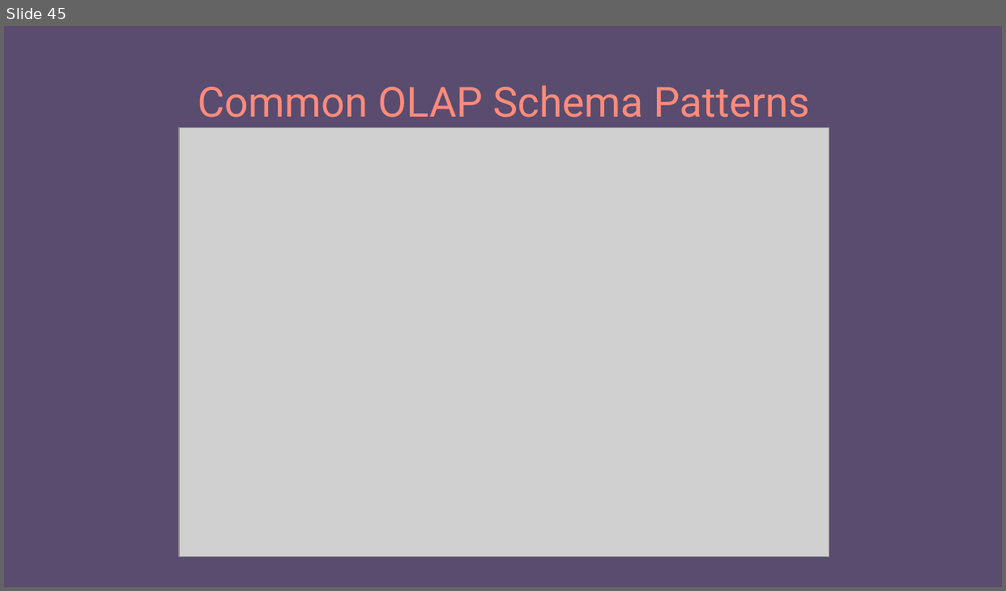
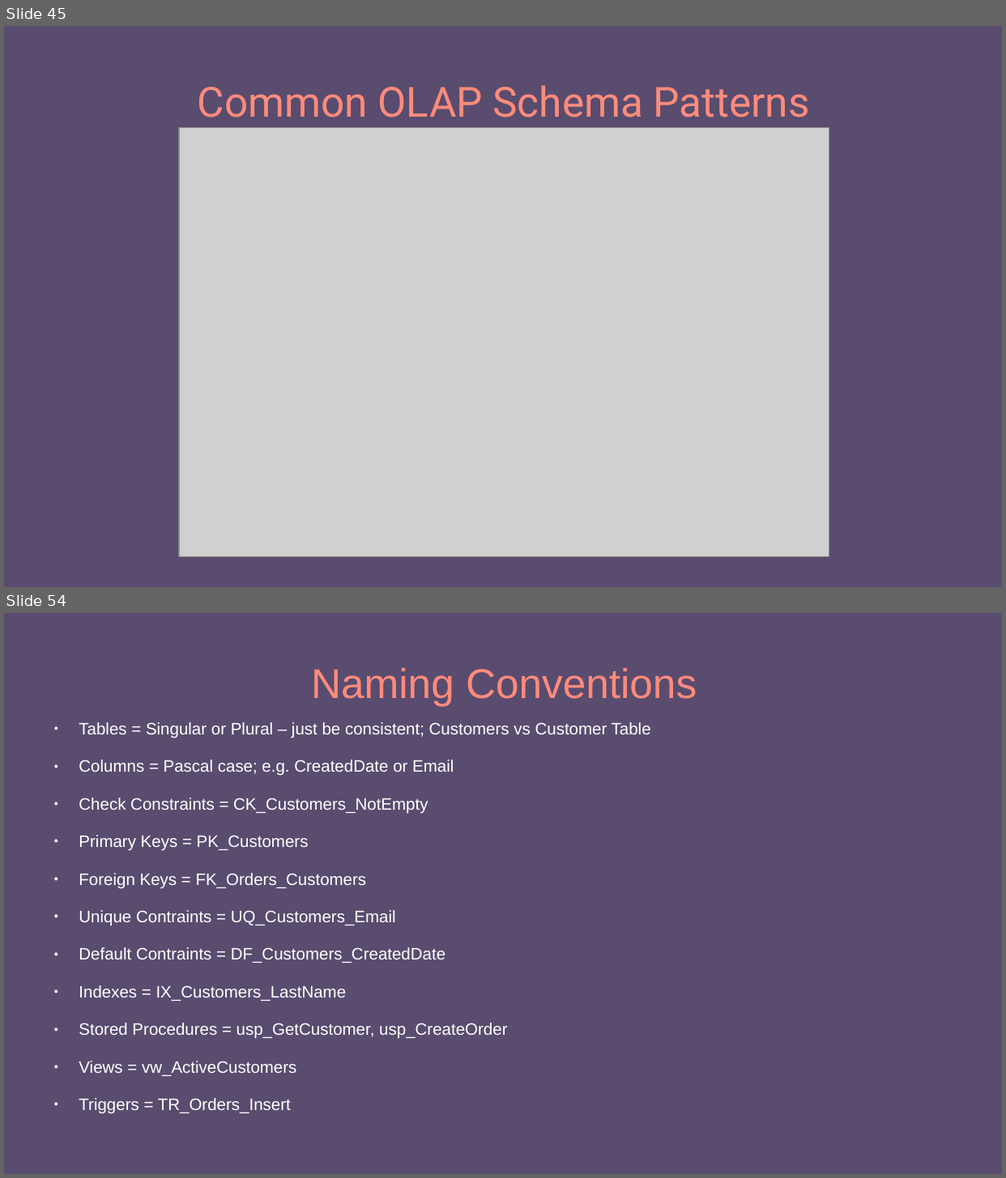
Before and after one commit to e-m-wilson/dotnet, a slide deck: Resources-Notes-Ppts/SQL/SQL_MSSQL.pptx. Shown one above the other, each under a label of ours: slide 45 before the commit, slides 45 and 54 after it; the slides between them are not shown. The pictures are 1006x591 and 1006x1178 pixels, drawn with LibreOffice and Linux fonts; fonts in the diff are those of the drawing; grey boxes stand for pictures. Boxes give left, top, right and bottom in pixels: in the first picture for what was removed or moved away, otherwise in the second. Text is boxed around its words. In the diff, an @@ line names an element or a change of style, - is before the commit and + after.

```diff
--- a/Resources-Notes-Ppts/SQL/SQL_MSSQL.pptx
+++ b/Resources-Notes-Ppts/SQL/SQL_MSSQL.pptx
@@ slide 54 added at (4,613,1002,1174), background #594C6F @@
@@ title added at (311,668,697,706), 30 pt, text #FF8B7B @@
+Naming Conventions
@@ text added at (79,722,651,1114), 12 pt, text #FFFFFF @@
+● Tables = Singular or Plural – just be consistent; Customers vs Customer Table
+● Columns = Pascal case; e.g. CreatedDate or Email
+● Check Constraints = CK_Customers_NotEmpty
+● Primary Keys = PK_Customers
+● Foreign Keys = FK_Orders_Customers
+● Unique Contraints = UQ_Customers_Email
+● Default Contraints = DF_Customers_CreatedDate
+● Indexes = IX_Customers_LastName
+● Stored Procedures = usp_GetCustomer, usp_CreateOrder
+● Views = vw_ActiveCustomers
+● Triggers = TR_Orders_Insert
```
Also in this commit, not shown: 4 slides changed, 16 other slides added, 3 slides removed.
